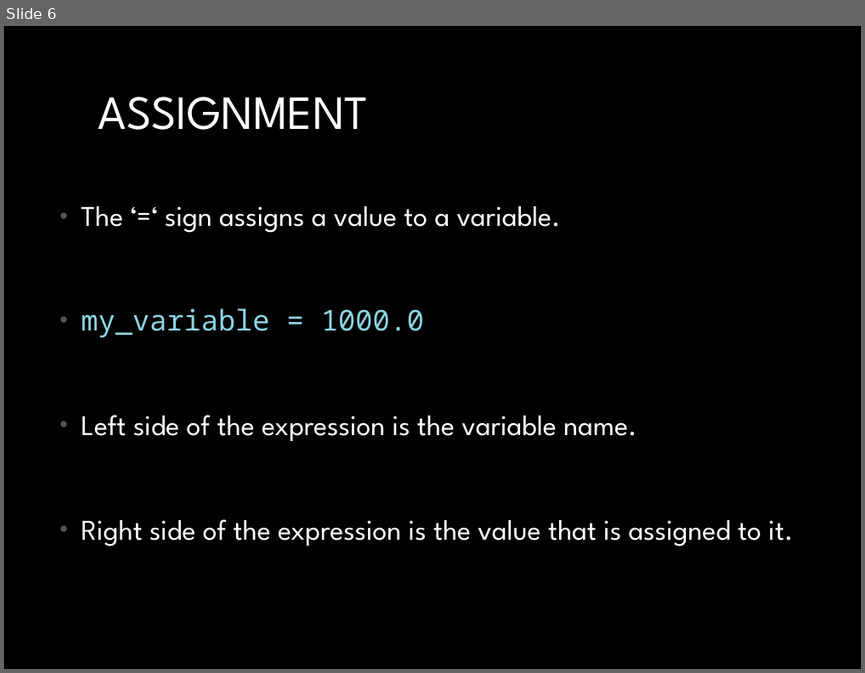
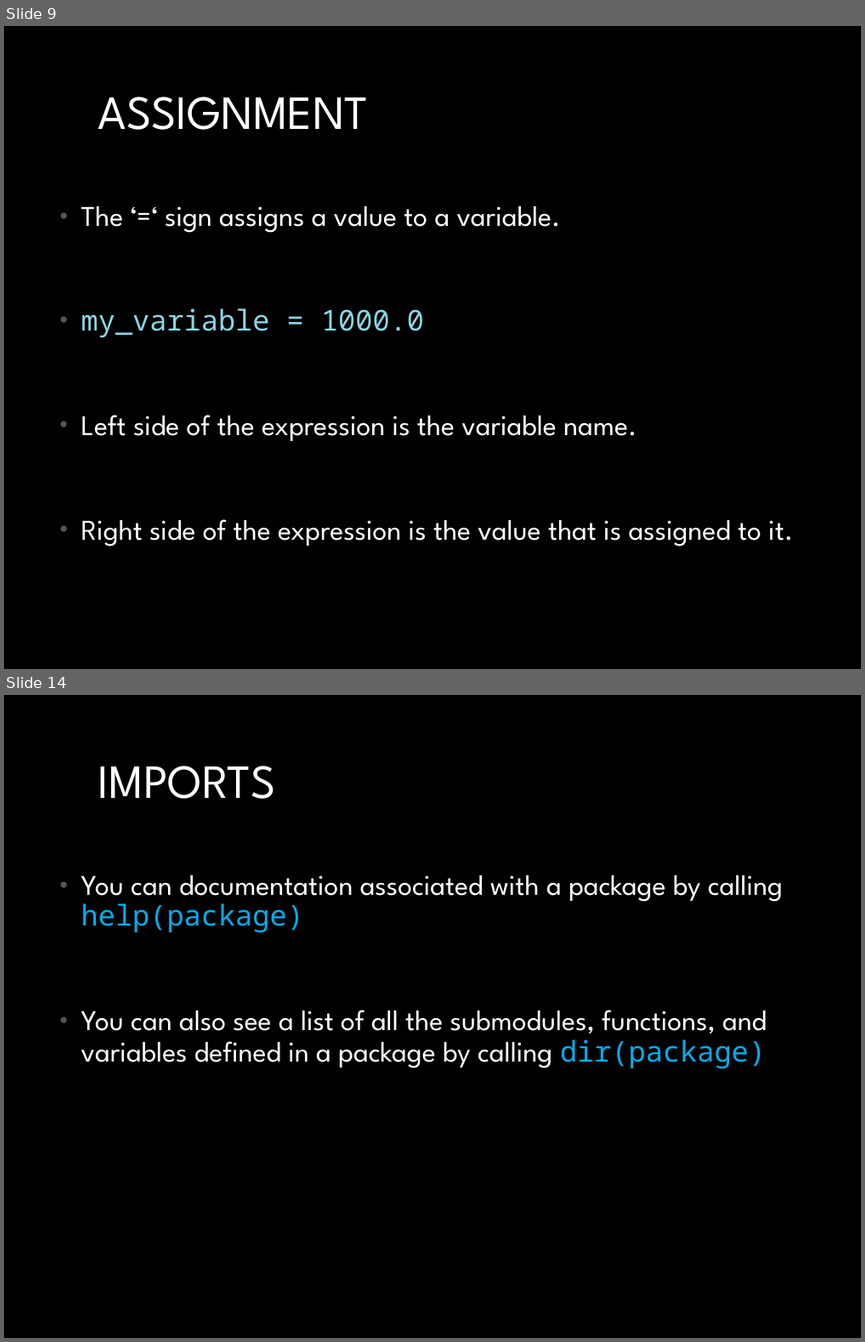
Before and after one commit to MichaelTroyer/Learning_Python_For_Fun_and_Profit, a slide deck: 2. Basics/Python_Basics.pptx. Shown one above the other, each under a label of ours: slide 6 before the commit, slides 9 and 14 after it; the slides between them are not shown. The pictures are 865x673 and 865x1342 pixels, drawn with LibreOffice and Linux fonts; fonts in the diff are those of the drawing. Boxes give left, top, right and bottom in pixels: in the first picture for what was removed or moved away, otherwise in the second. Text is boxed around its words. In the diff, an @@ line names an element or a change of style, - is before the commit and + after.

```diff
--- a/2. Basics/Python_Basics.pptx
+++ b/2. Basics/Python_Basics.pptx
@@ slide 14 added at bbox=[4, 695, 861, 1338], background #000000 @@
@@ title added at bbox=[98, 766, 276, 799], 40 pt, text #FFFFFF @@
+IMPORTS
@@ text added at bbox=[81, 875, 783, 1069], 24 pt, text #FFFFFF @@
+• You can documentation associated with a package by calling help(package)
+• You can also see a list of all the submodules, functions, and variables defined in a package by calling dir(package)
@@ what was slide 6 is now slide 9 @@
```
Also in this commit, not shown: 7 slides changed, 11 other slides added, 5 other files.
